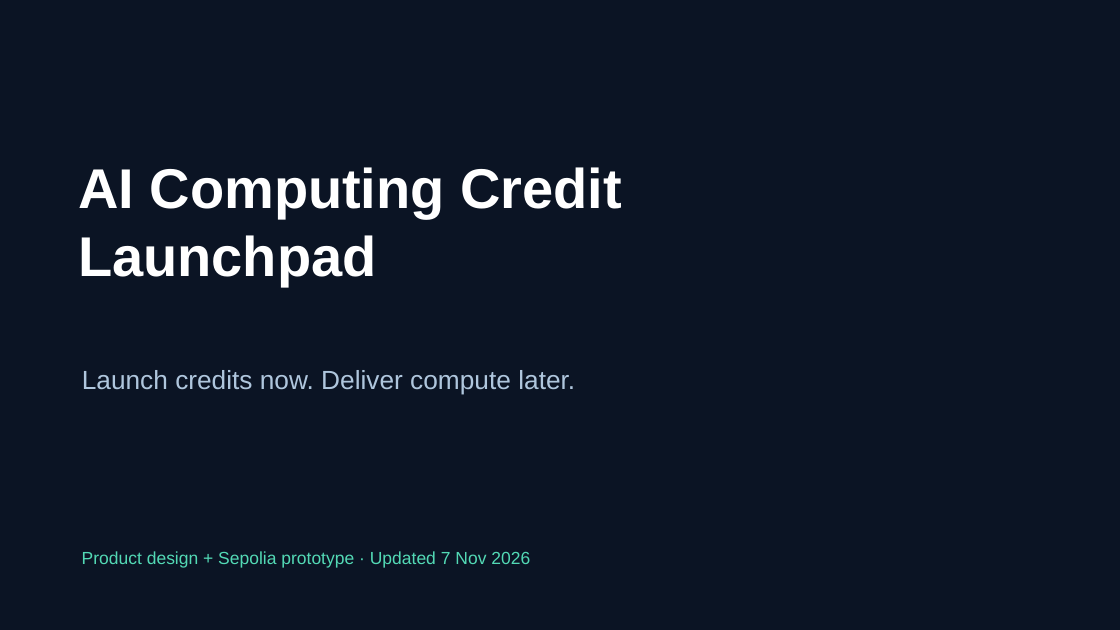
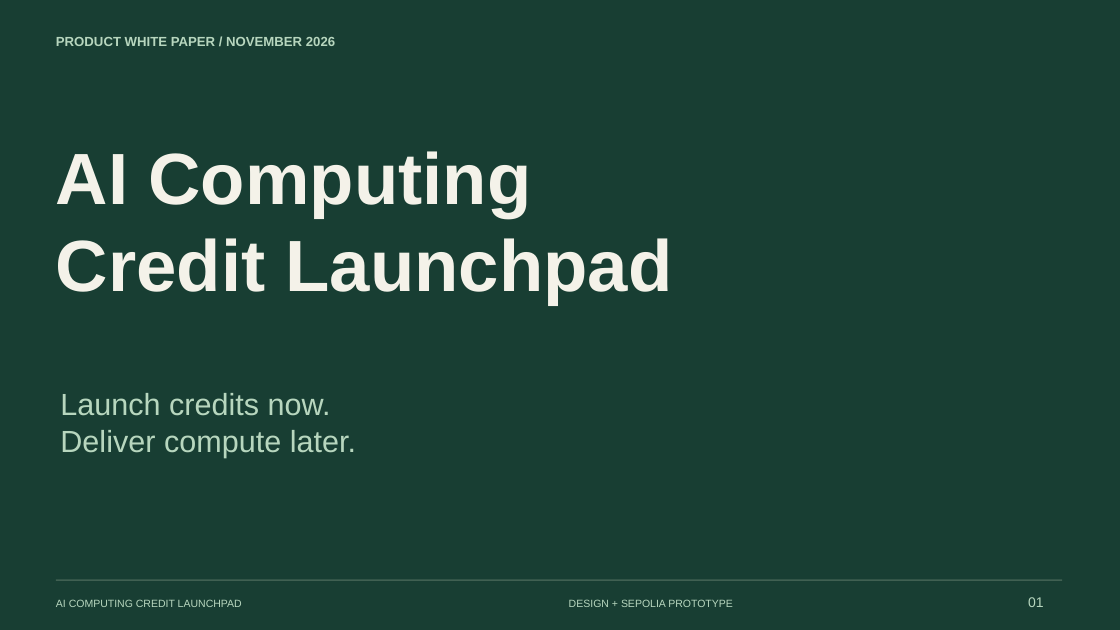
Before and after one commit to xgaozoyoe/cc-launchpad-router, a slide deck: slide 1 of apps/launchpad/public/whitepaper/ai-computing-credit-launchpad.pptx. Drawn at 1120x630 pixels with LibreOffice and Linux fonts; fonts in the diff are those of the drawing. Boxes give left, top, right and bottom in pixels: in the first picture for what was removed or moved away, otherwise in the second. Text is boxed around its words. In the diff, an @@ line names an element or a change of style, - is before the commit and + after.

Commit message:
Redesign white paper with editorial layouts and editable collateral chart

```diff
--- a/apps/launchpad/public/whitepaper/ai-computing-credit-launchpad.pptx
+++ b/apps/launchpad/public/whitepaper/ai-computing-credit-launchpad.pptx
@@ background #0B1424 to #183E33 @@
@@ text added at bbox=[56, 37, 335, 46], 11.2 pt, text #B7D6BE, bold @@
+PRODUCT WHITE PAPER / NOVEMBER 2026
@@ text at bbox=[56, 151, 673, 305]: text changed; size 48 to 62.2 pt; text colour #FFFFFF to #F4F2E9 @@
-AI Computing Credit
-Launchpad
+AI Computing
+Credit Launchpad
@@ text at bbox=[60, 393, 356, 458]: text changed; size 22.5 to 26.2 pt; text colour #AFC6DD to #B7D6BE @@
-Launch credits now. Deliver compute later.
+Launch credits now.
+Deliver compute later.
@@ text removed at bbox=[82, 551, 530, 568] @@
-Product design + Sepolia prototype · Updated 7 Nov 2026
@@ line added from (56, 581) to (1063, 581), #406052 1.13 pt @@
@@ text added at bbox=[56, 599, 242, 607], 9 pt, text #B7D6BE @@
+AI COMPUTING CREDIT LAUNCHPAD
@@ text added at bbox=[569, 599, 733, 607], 9 pt, text #B7D6BE @@
+DESIGN + SEPOLIA PROTOTYPE
@@ text added at bbox=[1028, 597, 1044, 607], 12 pt, text #B7D6BE @@
+01
```
Also in this commit, not shown: 2 other slides changed, 7 slides added, 7 slides removed, 1 other file.
